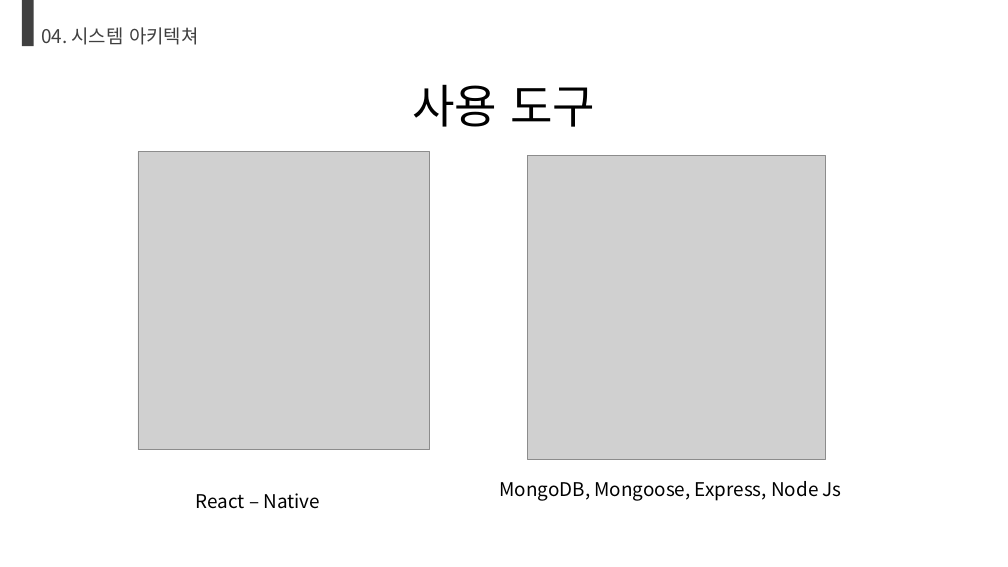
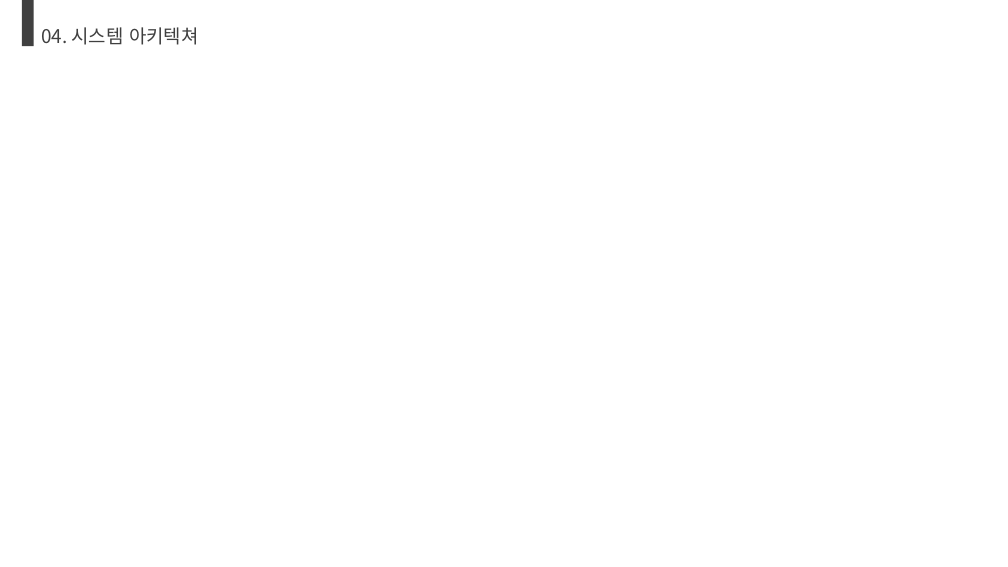
Before and after one commit to H-2-O-every/KNU-20192-9th, a slide deck: slide 9 of 소프트웨어설계_9팀_발표자료.pptx. Drawn at 1008x567 pixels with LibreOffice and Linux fonts; fonts in the diff are those of the drawing; grey boxes stand for pictures. Boxes give left, top, right and bottom in pixels: in the first picture for what was removed or moved away, otherwise in the second. Text is boxed around its words. In the diff, an @@ line names an element or a change of style, - is before the commit and + after.

```diff
--- a/소프트웨어설계_9팀_발표자료.pptx
+++ b/소프트웨어설계_9팀_발표자료.pptx
@@ title removed at <box>412,84,595,127</box> @@
-사용 도구
@@ picture removed at <box>138,152,430,450</box> @@
@@ picture removed at <box>528,155,826,460</box> @@
@@ text removed at <box>196,493,321,509</box> @@
-React – Native
@@ text removed at <box>500,481,842,501</box> @@
-MongoDB, Mongoose, Express, Node Js
```
Also in this commit, not shown: 1 slide removed, 1 other file.
